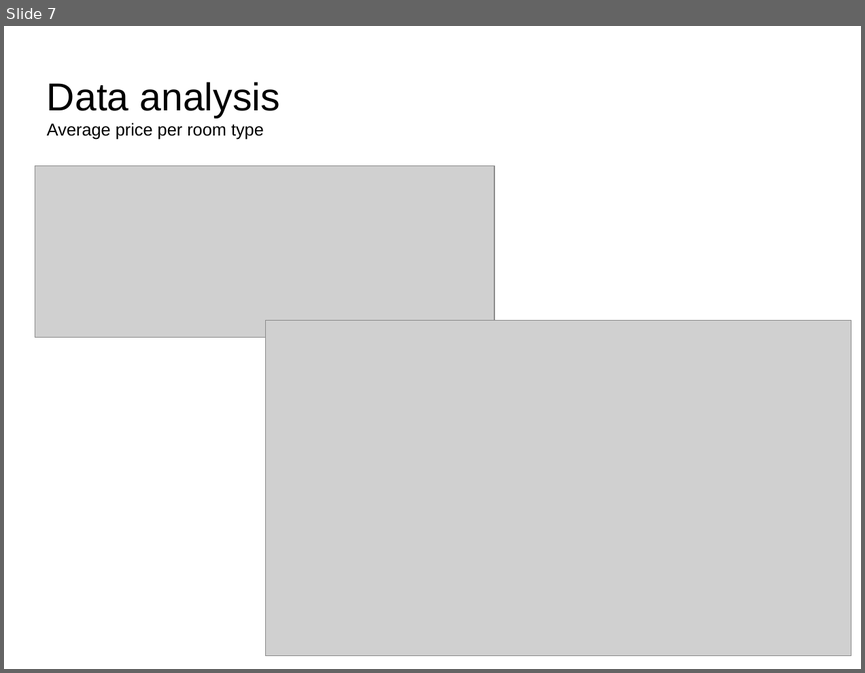
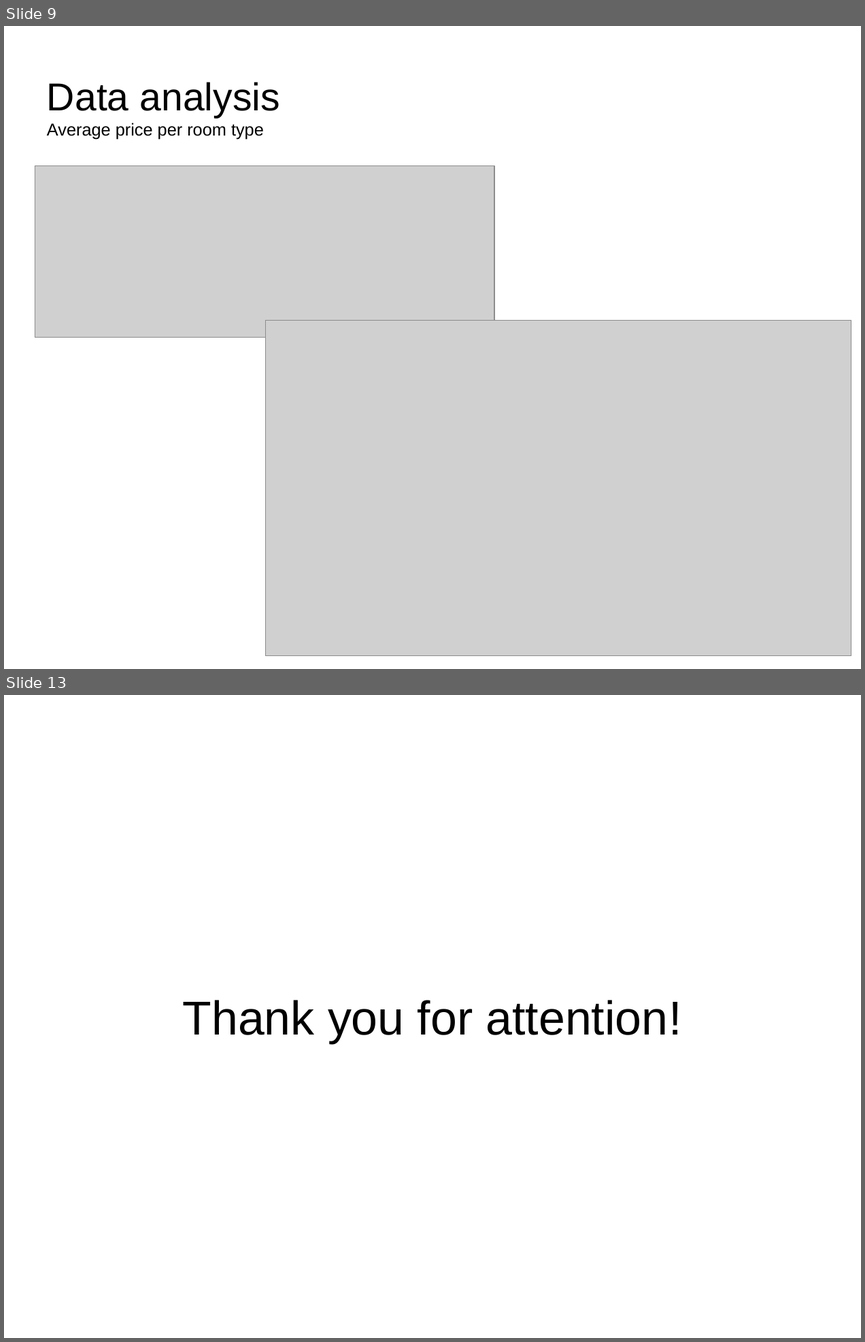
Before and after one commit to IngaGS/SheGoesTech_FinalProject, a slide deck: Final Project.odp. Shown one above the other, each under a label of ours: slide 7 before the commit, slides 9 and 13 after it; the slides between them are not shown. The pictures are 865x673 and 865x1342 pixels, drawn with LibreOffice and Linux fonts; fonts in the diff are those of the drawing; grey boxes stand for pictures; background and template pictures are left out. Boxes give left, top, right and bottom in pixels: in the first picture for what was removed or moved away, otherwise in the second. Text is boxed around its words. In the diff, an @@ line names an element or a change of style, - is before the commit and + after.

```diff
--- a/Final Project.odp
+++ b/Final Project.odp
@@ slide 13 added at (x1=4, y1=695, x2=861, y2=1338), background #FFFFFF @@
@@ text added at (x1=183, y1=1000, x2=682, y2=1044), 44 pt, text #000000 @@
+Thank you for attention!
@@ what was slide 7 is now slide 9 @@
```
Also in this commit, not shown: 2 slides changed, 5 other slides added, 21 other files.
